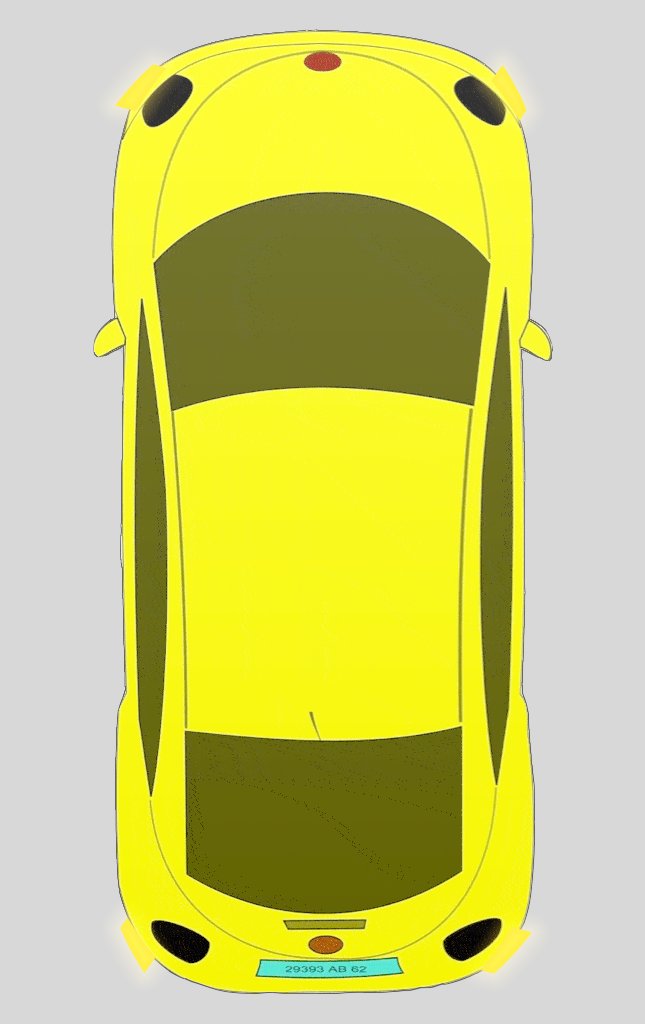
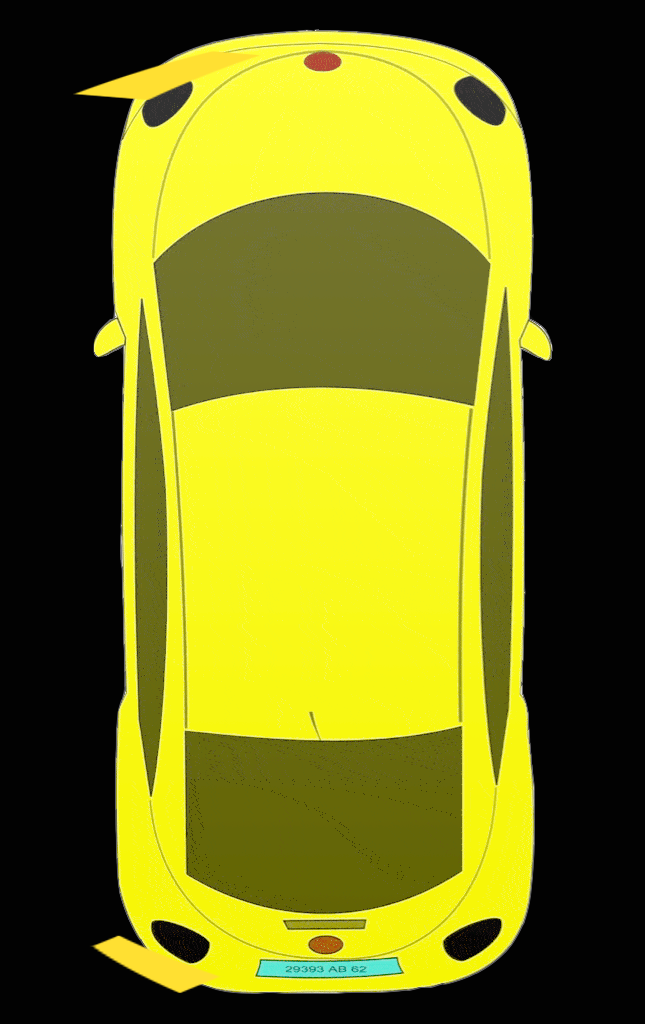
Two versions of the same layered image (645px x 1024px). Layer-by-layer changes:
painted on ", copy" over [73, 51, 261, 994]
hid ",", painted on it over [394, 51, 582, 994]
painted on "Layer 2" over [0, 0, 645, 1024]
